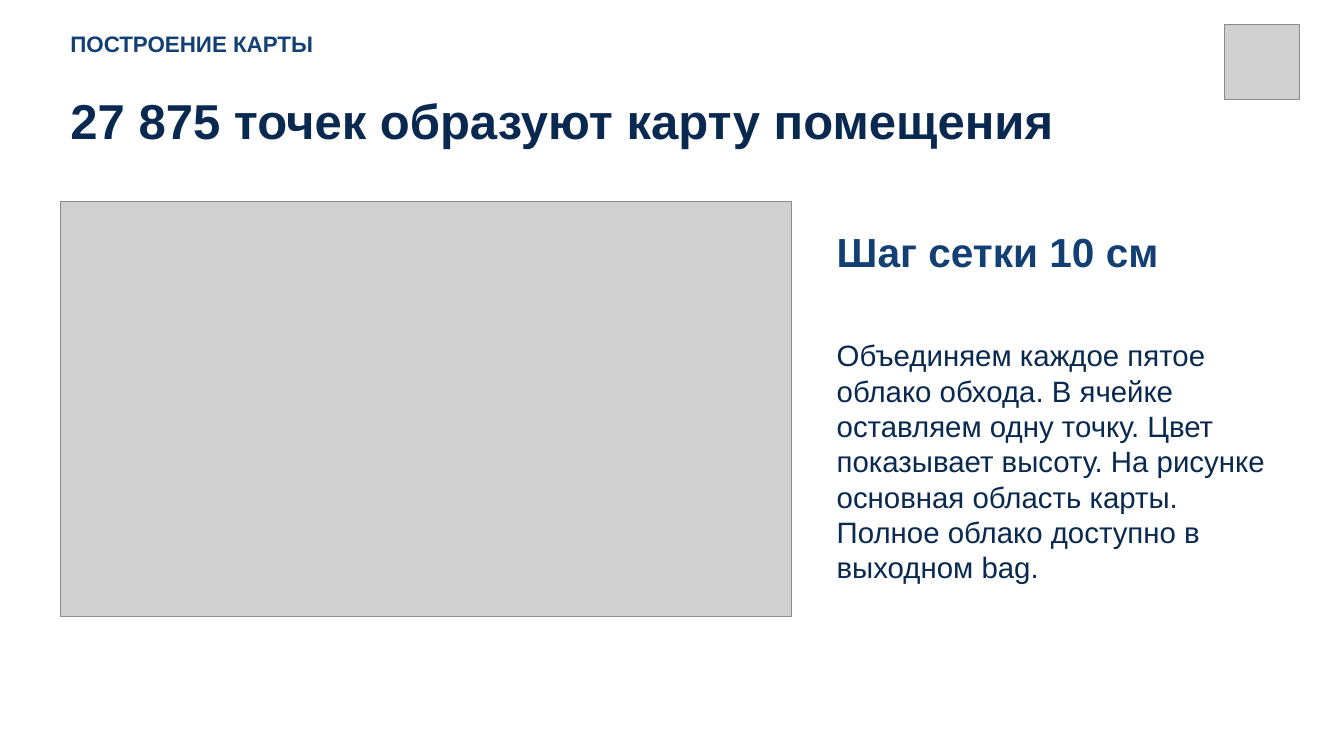
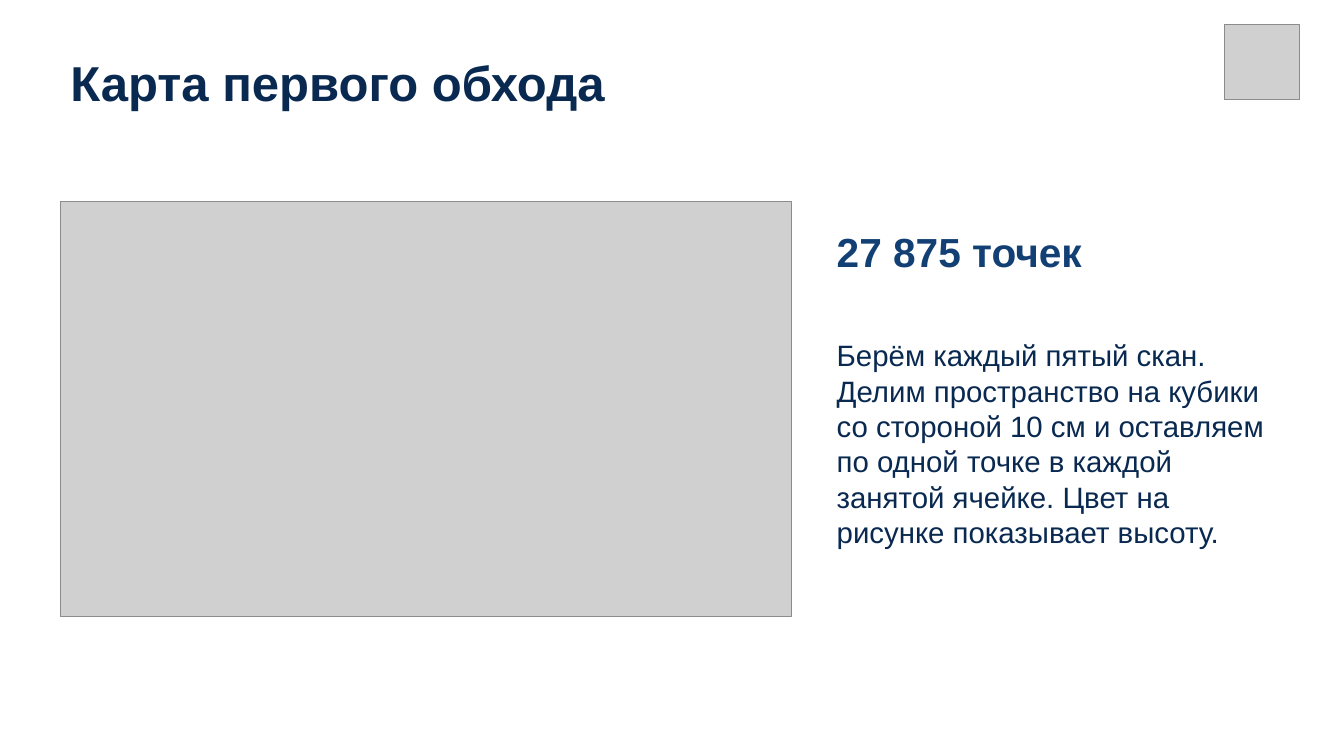
Before and after one commit to draizyyy/DogSLAM, a slide deck: slide 3 of DogSLAM-final.pptx. Drawn at 1344x756 pixels with LibreOffice and Linux fonts; fonts in the diff are those of the drawing; grey boxes stand for pictures. Boxes give left, top, right and bottom in pixels: in the first picture for what was removed or moved away, otherwise in the second. Text is boxed around its words. In the diff, an @@ line names an element or a change of style, - is before the commit and + after.

```diff
--- a/DogSLAM-final.pptx
+++ b/DogSLAM-final.pptx
@@ text removed at box(70, 36, 313, 53) @@
-ПОСТРОЕНИЕ КАРТЫ
@@ text added at box(70, 65, 605, 111), 35 pt, text #092950, bold @@
+Карта первого обхода
@@ text removed at box(70, 103, 1053, 149) @@
-27 875 точек образуют карту помещения
@@ text at box(837, 238, 1082, 268): text changed @@
-Шаг сетки 10 см
+27 875 точек
@@ text at box(837, 344, 1264, 549): text changed @@
-Объединяем каждое пятое облако обхода. В ячейке оставляем одну точку. Цвет показывает высоту. На рисунке основная область карты. Полное облако доступно в выходном bag.
+Берём каждый пятый скан. Делим пространство на кубики со стороной 10 см и оставляем по одной точке в каждой занятой ячейке. Цвет на рисунке показывает высоту.
```
Also in this commit, not shown: 2 other slides changed, 4 slides added, 4 slides removed, 2 other files.
